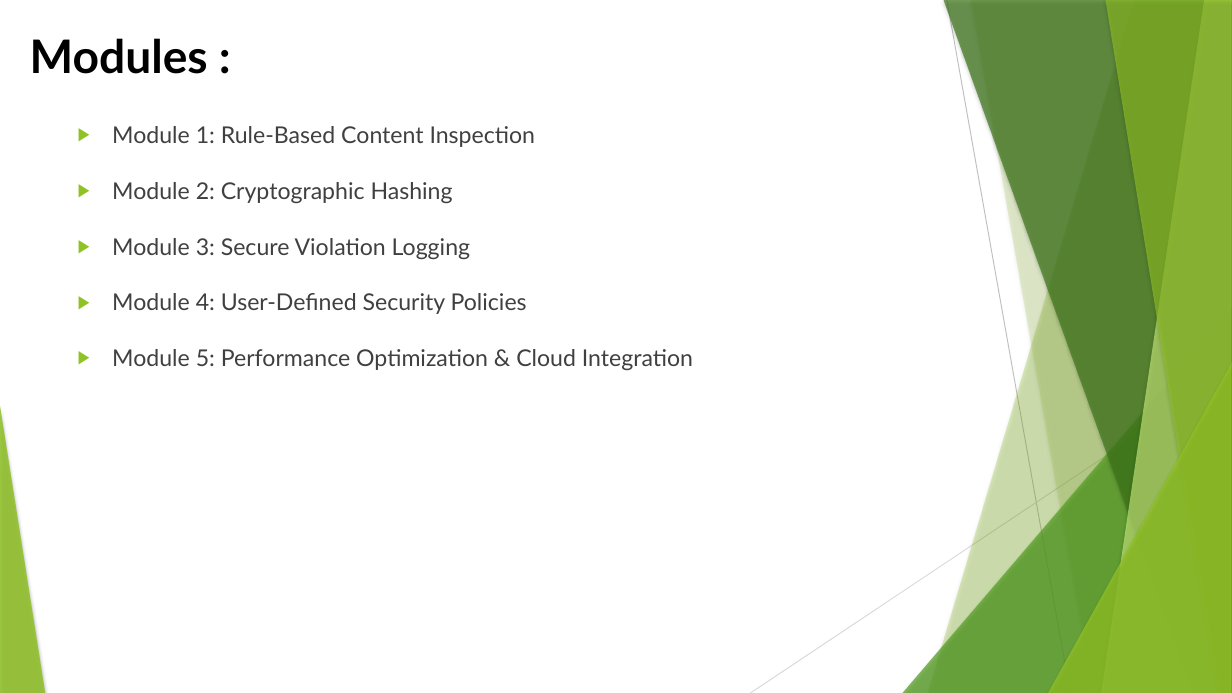
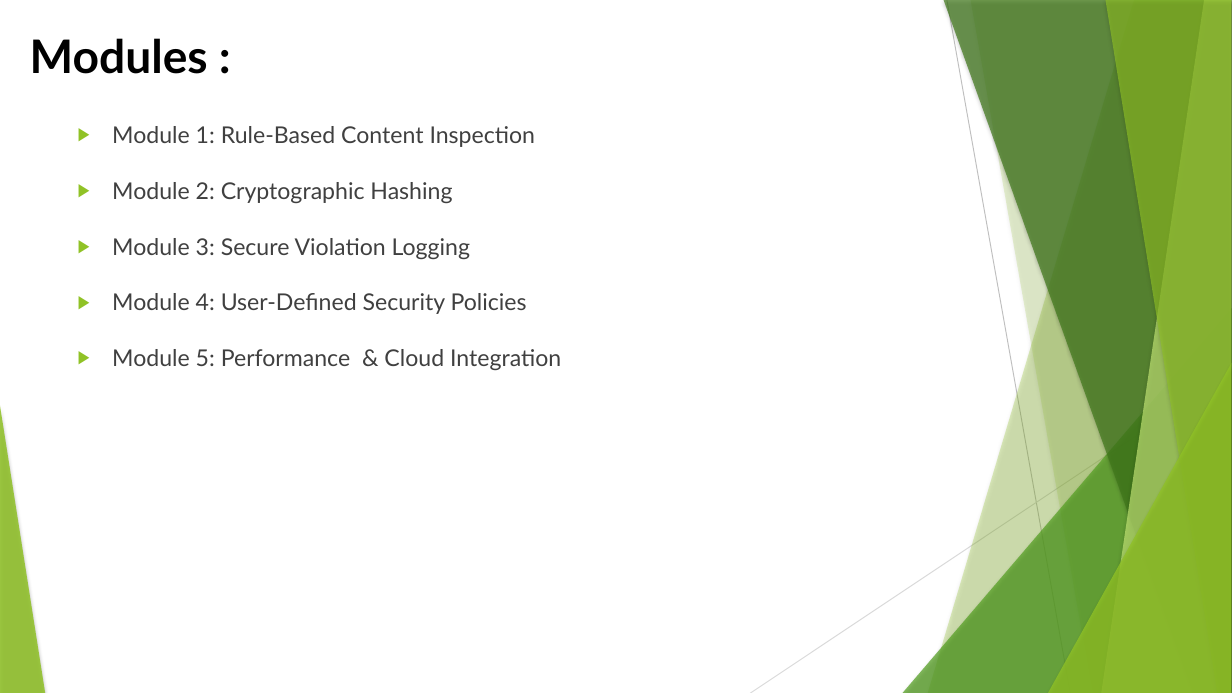
Before and after one commit to fyxvoid/cloud-dlp, a slide deck: slide 6 of cloud-dlp-review-II.pptx (slide 7 before the commit). Drawn at 1232x693 pixels with LibreOffice and Linux fonts; fonts in the diff are those of the drawing. Boxes give left, top, right and bottom in pixels: in the first picture for what was removed or moved away, otherwise in the second. Text is boxed around its words. In the diff, an @@ line names an element or a change of style, - is before the commit and + after.

```diff
--- a/cloud-dlp-review-II.pptx
+++ b/cloud-dlp-review-II.pptx
@@ freeform shape at [1105,0,1232,693]: outline redrawn @@
@@ text at [112,349,561,370]: text changed @@
-▶ Module 5: Performance Optimization & Cloud Integration
+▶ Module 5: Performance & Cloud Integration
```
Also in this commit, not shown: 9 other slides changed, 6 slides added, 9 slides removed, 2 other files.
